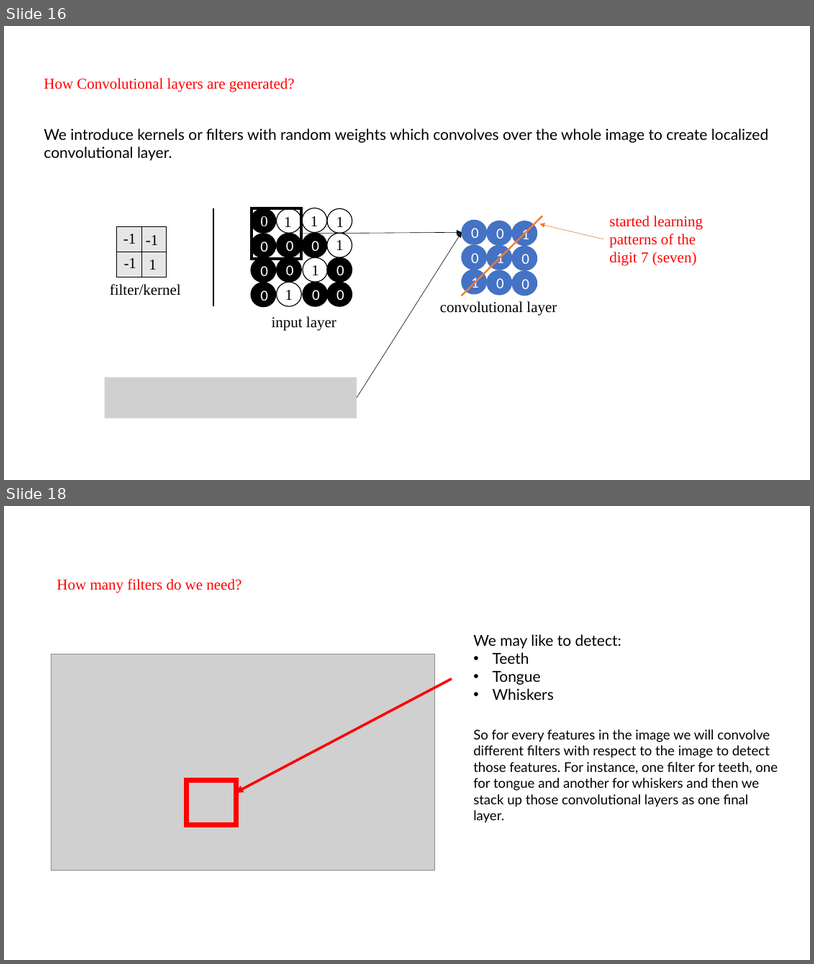
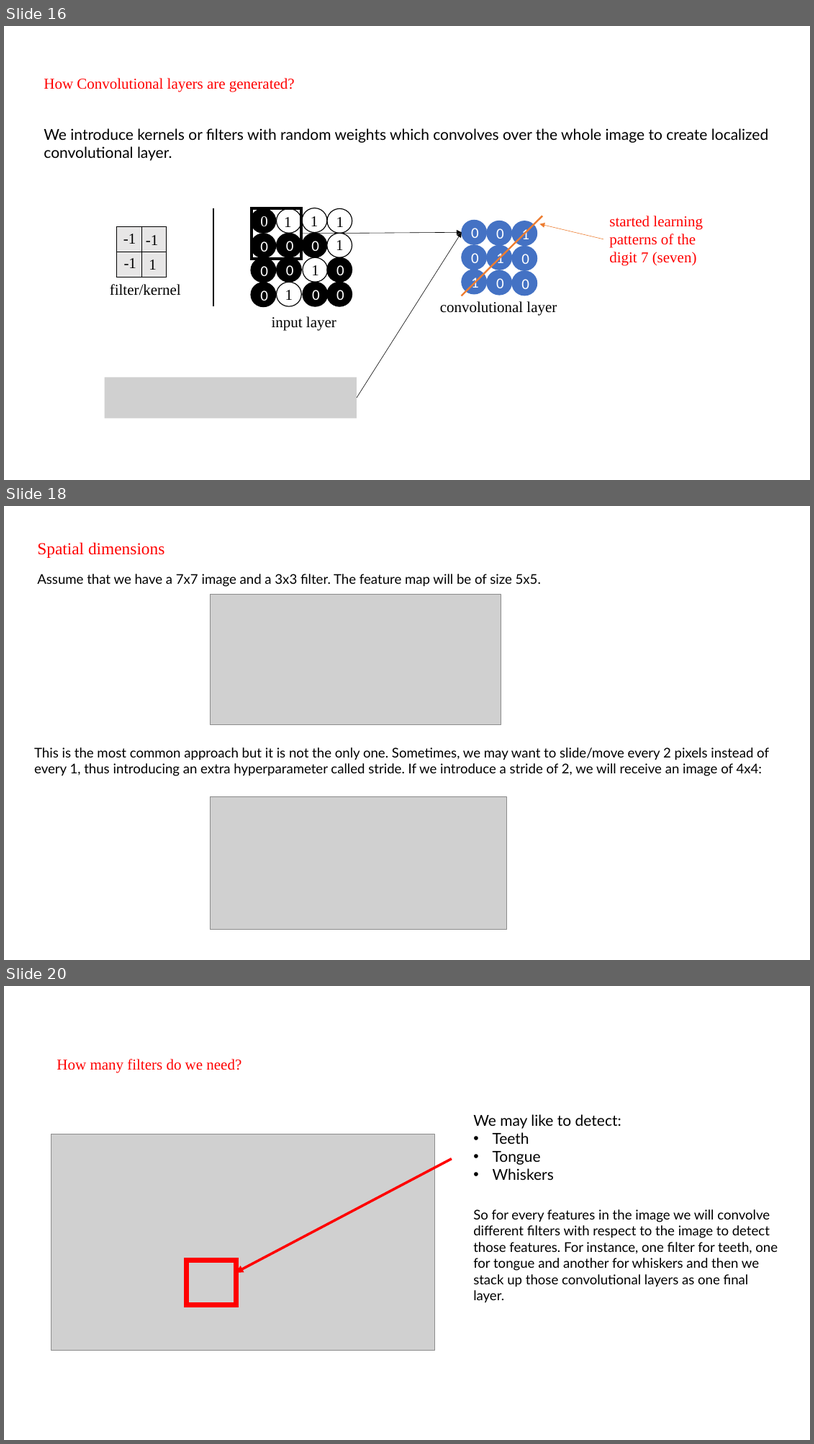
Before and after one commit to swapnilin/Convolutional-Neural-Network, a slide deck: Theory and Concepts/CNN_presentation.pptx. Shown one above the other, each under a label of ours: slides 16 and 18 before the commit, slides 16, 18 and 20 after it; the slides between them are not shown. The pictures are 814x964 and 814x1444 pixels, drawn with LibreOffice and Linux fonts; fonts in the diff are those of the drawing; grey boxes stand for pictures. Boxes give left, top, right and bottom in pixels: in the first picture for what was removed or moved away, otherwise in the second. Text is boxed around its words. In the diff, an @@ line names an element or a change of style, - is before the commit and + after.

```diff
--- a/Theory and Concepts/CNN_presentation.pptx
+++ b/Theory and Concepts/CNN_presentation.pptx
@@ slide 18 added at box(4, 506, 810, 960), background #FFFFFF @@
@@ text added at box(37, 542, 165, 558), 20 pt, text #FF0000 @@
+Spatial dimensions
@@ text added at box(37, 574, 541, 587), 16 pt, text #000000 @@
+Assume that we have a 7x7 image and a 3x3 filter. The feature map will be of size 5x5.
@@ picture added at box(211, 594, 502, 725) @@
@@ text added at box(34, 747, 769, 776), 16 pt, text #000000 @@
+This is the most common approach but it is not the only one. Sometimes, we may want to slide/move every 2 pixels instead of every 1, thus introducing an extra hyperparameter called stride. If we introduce a stride of 2, we will receive an image of 4x4:
@@ picture added at box(211, 796, 507, 929) @@
@@ what was slide 18 is now slide 20 @@
```
Also in this commit, not shown: 4 slides changed, 1 other slide added.
